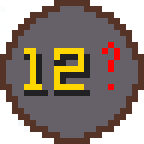
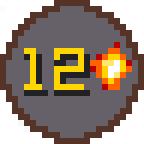
Layer changes from the first 144x144 image to the second:
painted on "Background" over (x1=90, y1=42, x2=132, y2=90)
